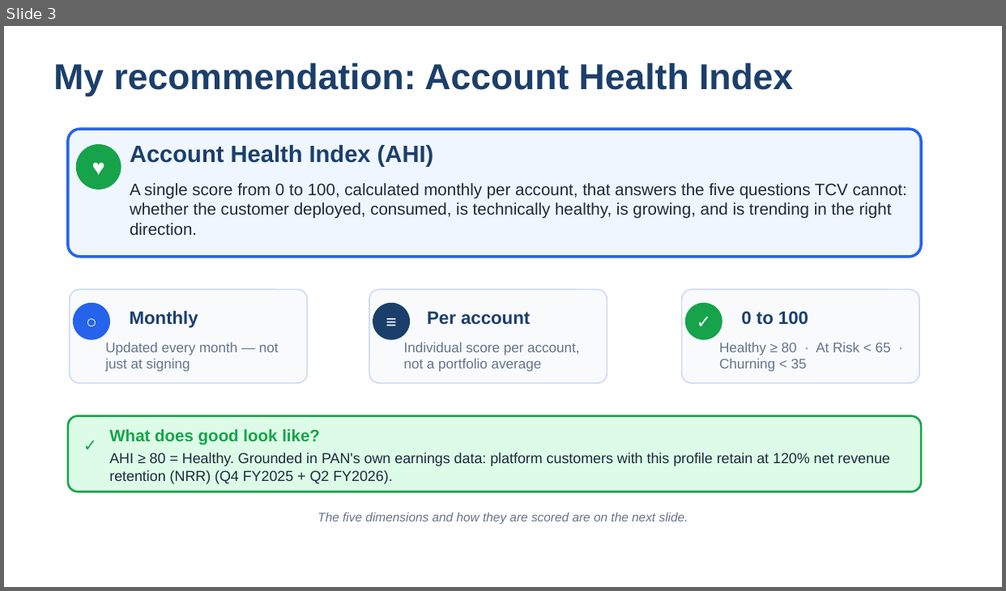
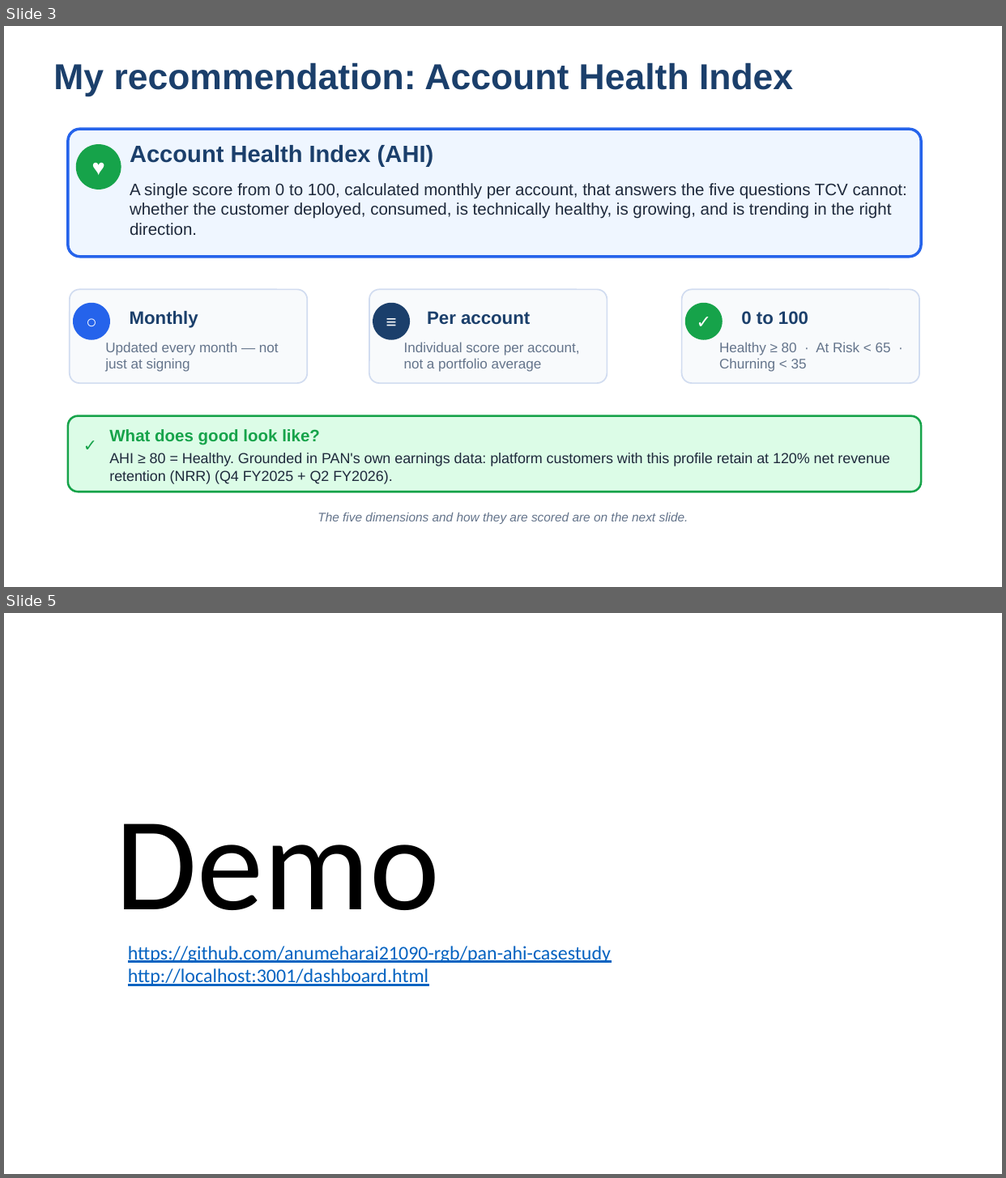
Before and after one commit to anumeharai21090-rgb/pan-ahi-casestudy, a slide deck: docs/AHI_Final_Pitch.pptx. Shown one above the other, each under a label of ours: slide 3 before the commit, slides 3 and 5 after it; the slides between them are not shown. The pictures are 1006x591 and 1006x1178 pixels, drawn with LibreOffice and Linux fonts; fonts in the diff are those of the drawing. Boxes give left, top, right and bottom in pixels: in the first picture for what was removed or moved away, otherwise in the second. Text is boxed around its words. In the diff, an @@ line names an element or a change of style, - is before the commit and + after.

```diff
--- a/docs/AHI_Final_Pitch.pptx
+++ b/docs/AHI_Final_Pitch.pptx
@@ slide 5 added at (4,613,1002,1174), background #FFFFFF @@
@@ text added at (116,824,440,910), 96 pt, text #000000 @@
+Demo
@@ text added at (128,946,611,986), 14 pt, text #0563C1, underline @@
+https://github.com/anumeharai21090-rgb/pan-ahi-casestudy
+http://localhost:3001/dashboard.html
```
Also in this commit, not shown: 11 slides changed, 1 other slide added, 1 slide removed.
